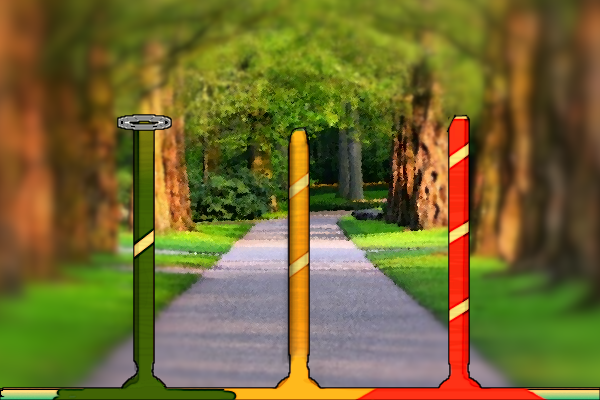
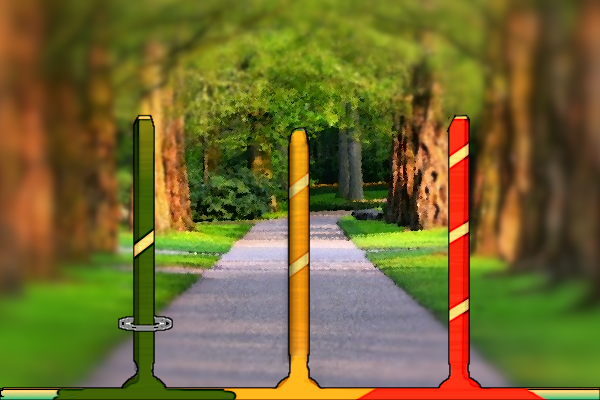
Before/after of a 600x400 layered artwork. What changed in the layer stack:
painted on "Calque #1" over left=117, top=114, right=173, bottom=332
